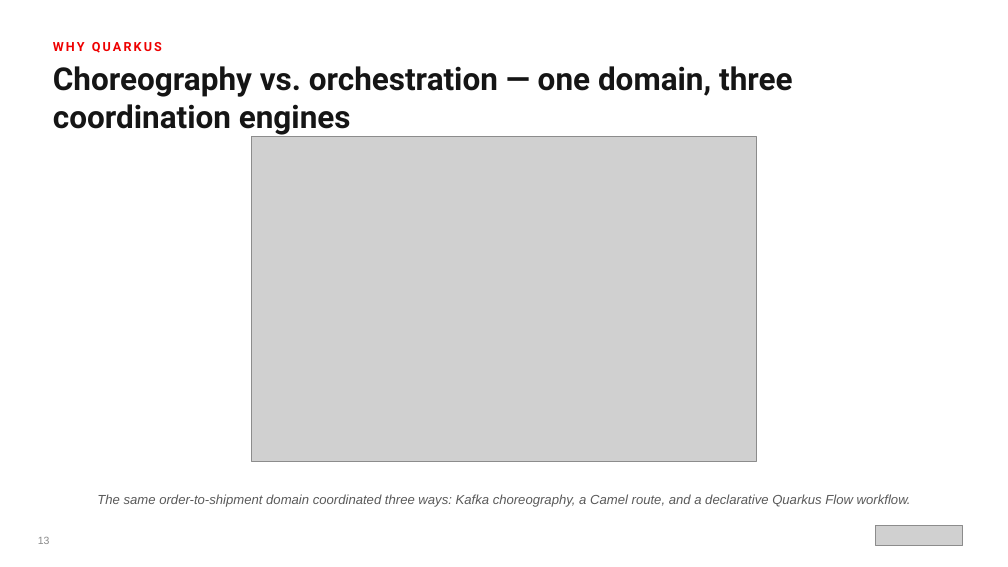
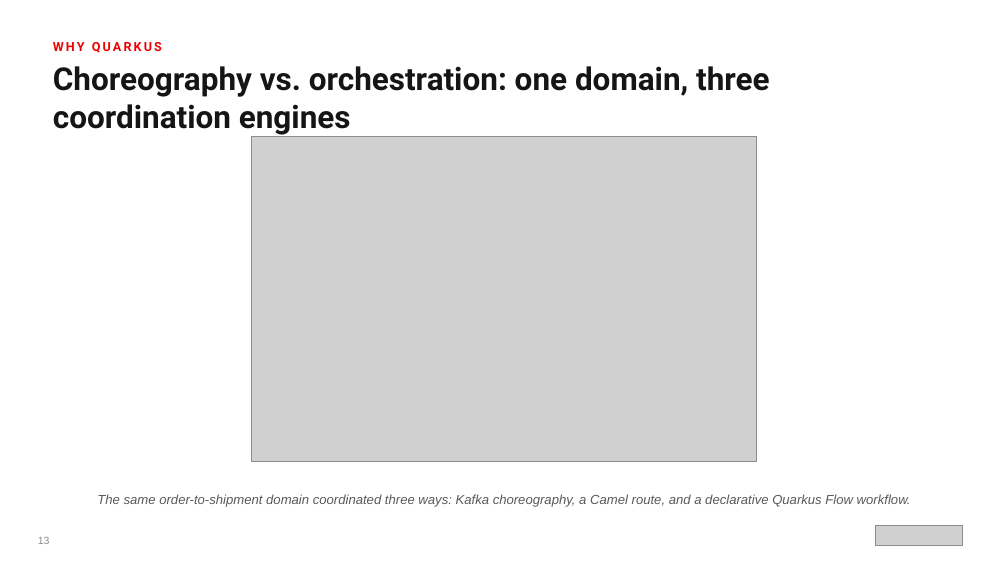
Before and after one commit to patterncatalyst/datamesh-reference-arch-quarkus, a slide deck: slide 14 of presentation/datamesh-101/Datamesh_101-r1.1.pptx. Drawn at 1008x567 pixels with LibreOffice and Linux fonts; fonts in the diff are those of the drawing; grey boxes stand for pictures. Boxes give left, top, right and bottom in pixels: in the first picture for what was removed or moved away, otherwise in the second. Text is boxed around its words. In the diff, an @@ line names an element or a change of style, - is before the commit and + after.

```diff
--- a/presentation/datamesh-101/Datamesh_101-r1.1.pptx
+++ b/presentation/datamesh-101/Datamesh_101-r1.1.pptx
@@ text at bbox=[53, 66, 769, 135]: text changed @@
-Choreography vs. orchestration — one domain, three coordination engines
+Choreography vs. orchestration: one domain, three coordination engines
```
Also in this commit, not shown: 12 other slides changed, 4 other files.
